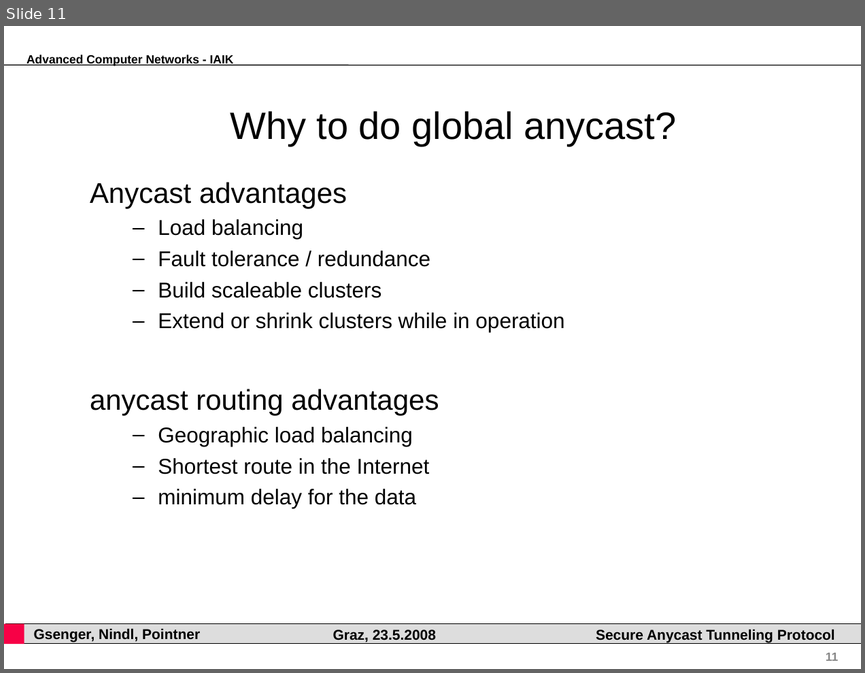
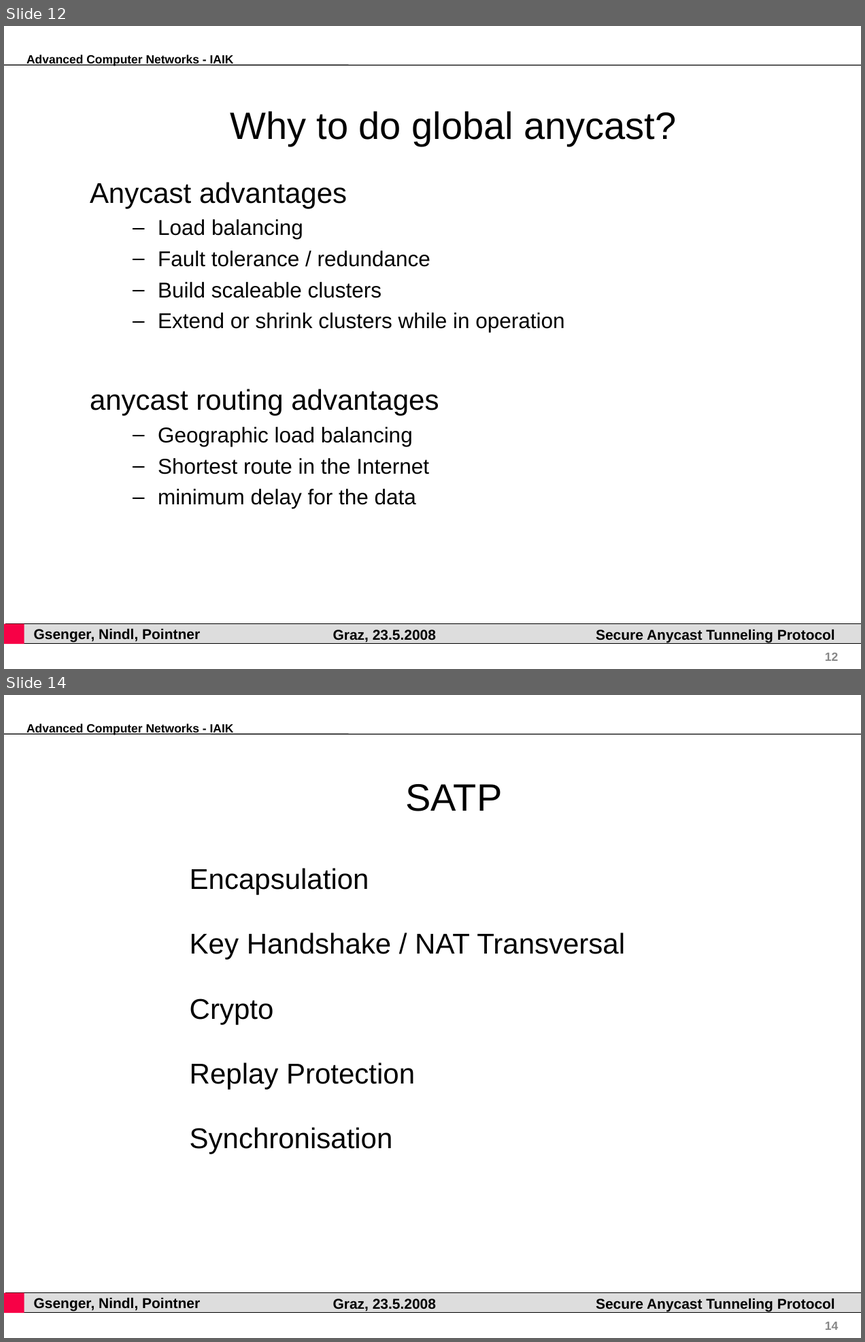
Before and after one commit to pyhedgehog/anytun, a slide deck: papers/acn.ppt. Shown one above the other, each under a label of ours: slide 11 before the commit, slides 12 and 14 after it; the slides between them are not shown. The pictures are 865x673 and 865x1342 pixels, drawn with LibreOffice and Linux fonts; fonts in the diff are those of the drawing; background and template pictures are left out. Boxes give left, top, right and bottom in pixels: in the first picture for what was removed or moved away, otherwise in the second. Text is boxed around its words. In the diff, an @@ line names an element or a change of style, - is before the commit and + after.

Commit message:
added 2nd part (SATP) of acn presentation

```diff
--- a/papers/acn.ppt
+++ b/papers/acn.ppt
@@ slide 14 added at (4,695,861,1338), background #FFFFFF; not listed: 7 template elements that a slide beside it also shows @@
@@ title added at (405,784,502,811), 32 pt, text #000000 @@
+SATP
@@ text added at (190,868,625,1153), 24 pt, text #000000 @@
+Encapsulation
+Key Handshake / NAT Transversal
+Crypto
+Replay Protection
+Synchronisation
@@ what was slide 11 is now slide 12 @@
@@ page number at (825,652,838,660): text changed @@
-11
+12
```
Also in this commit, not shown: 17 other slides added, 1 slide removed, 10 other files.
